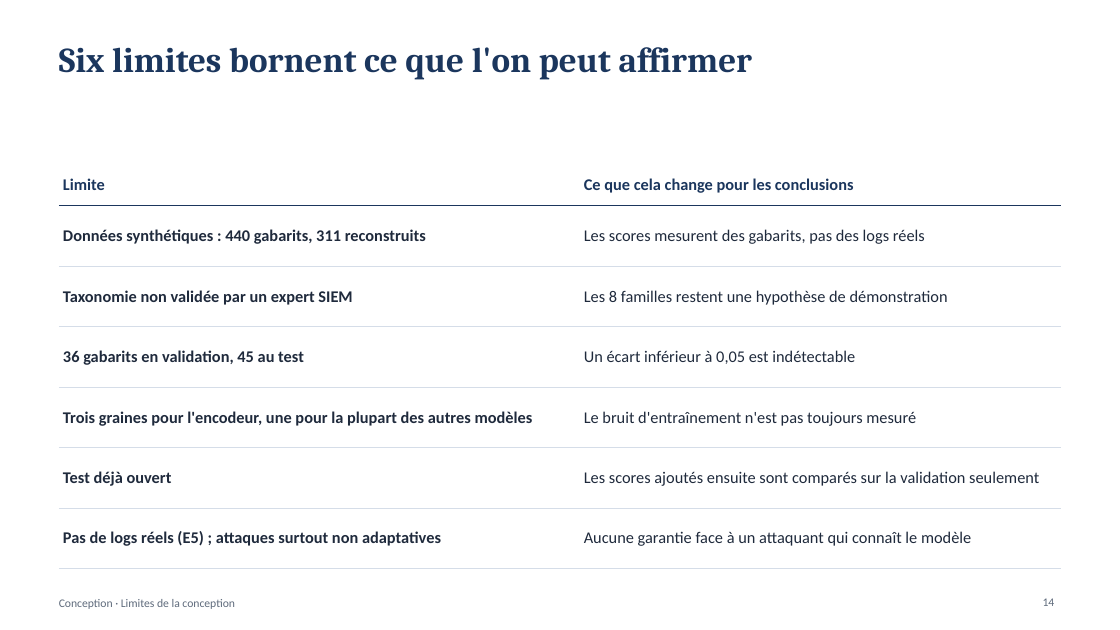
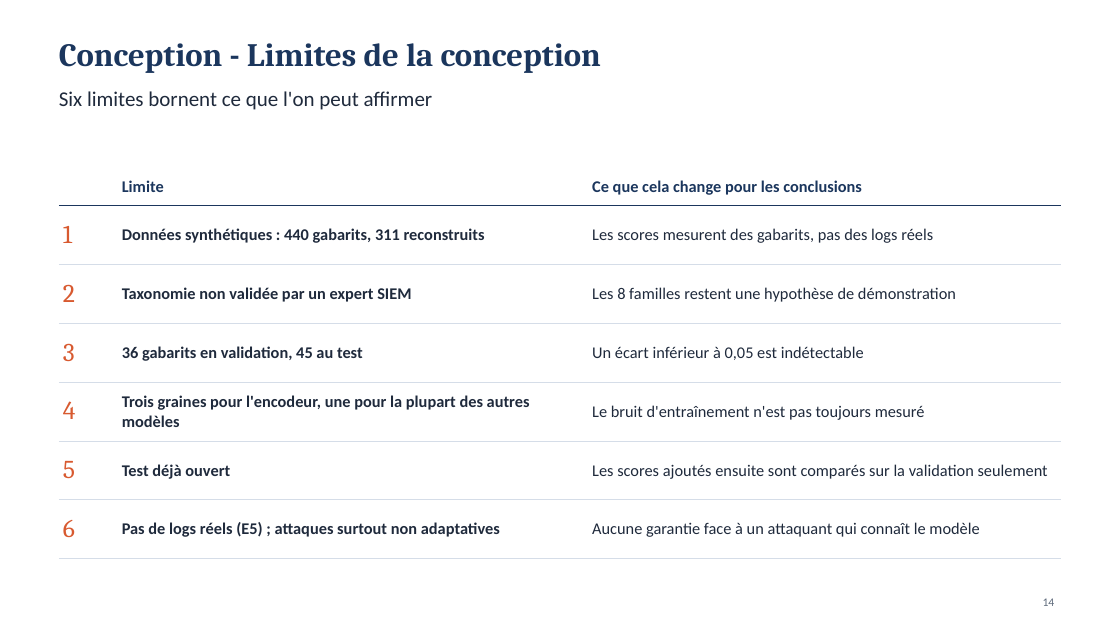
Before and after one commit to MADENIYOU/siem-open-world-log-classification, a slide deck: slide 14 of presentation/Soutenance_SIEM_monde_ouvert.pptx. Drawn at 1120x630 pixels with LibreOffice and Linux fonts; fonts in the diff are those of the drawing. Boxes give left, top, right and bottom in pixels: in the first picture for what was removed or moved away, otherwise in the second. Text is boxed around its words. In the diff, an @@ line names an element or a change of style, - is before the commit and + after.

```diff
--- a/presentation/Soutenance_SIEM_monde_ouvert.pptx
+++ b/presentation/Soutenance_SIEM_monde_ouvert.pptx
@@ title at bbox=[59, 43, 601, 73]: text changed; size 10 to 28 pt; font Calibri to Cambria; text colour #5F6B7C to #1B365D; bold on @@
-Conception · Limites de la conception
+Conception - Limites de la conception
@@ title "Conception - Limites de la ..." at bbox=[59, 43, 601, 73]: vertical alignment middle to top @@
@@ text "Six limites bornent ce que ...": place and size @@
-text "Six limites bornent ce que ..." at bbox=[59, 47, 752, 80]
+text "Six limites bornent ce que ..." at bbox=[59, 91, 433, 110]
@@ text "Six limites bornent ce que ..." at bbox=[59, 91, 433, 110]: size 30 to 18 pt, font Cambria to Calibri, text colour #1B365D to #1F2A3C, bold off @@
@@ table at bbox=[59, 168, 1061, 541] @@
+column 1:  | 1 | 2 | 3 | 4 | 5 | 6
@@ table: place and size @@
-table at bbox=[59, 164, 1061, 550]
+table at bbox=[59, 168, 1061, 541]
```
Also in this commit, not shown: 15 other slides changed, 3 other files.
